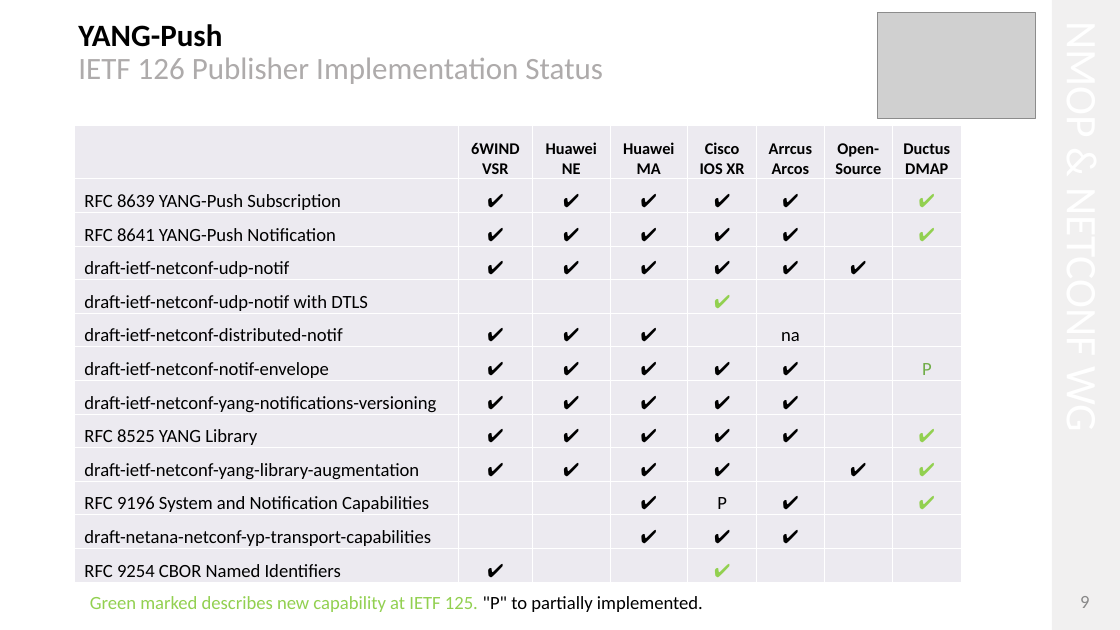
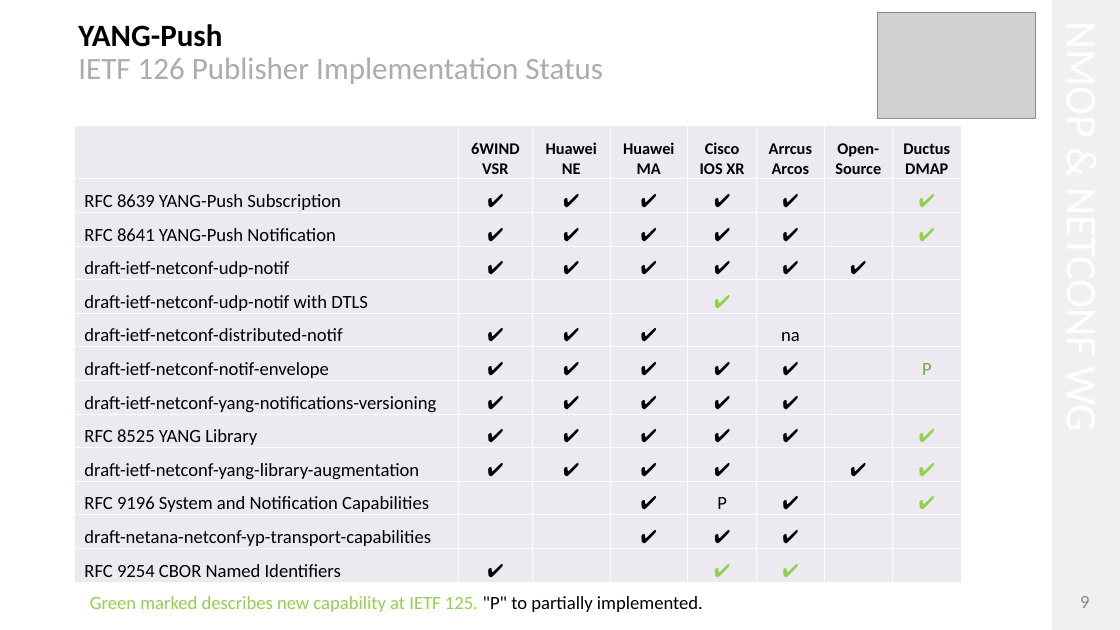
Before and after one commit to network-analytics/ietf-network-analytics-document-status, a slide deck: slide 9 of 126/Hackathon/ietf-126-hackathon-validate-e2e-yp-message-broker.pptx. Drawn at 1120x630 pixels with LibreOffice and Linux fonts; fonts in the diff are those of the drawing; grey boxes stand for pictures. Boxes give left, top, right and bottom in pixels: in the first picture for what was removed or moved away, otherwise in the second. Text is boxed around its words. In the diff, an @@ line names an element or a change of style, - is before the commit and + after.

```diff
--- a/126/Hackathon/ietf-126-hackathon-validate-e2e-yp-message-broker.pptx
+++ b/126/Hackathon/ietf-126-hackathon-validate-e2e-yp-message-broker.pptx
@@ table at (75, 126, 960, 582) @@
-row 13, column 6: 
+row 13, column 6: ✔
```
Also in this commit, not shown: 2 other slides changed, 3 other files.
